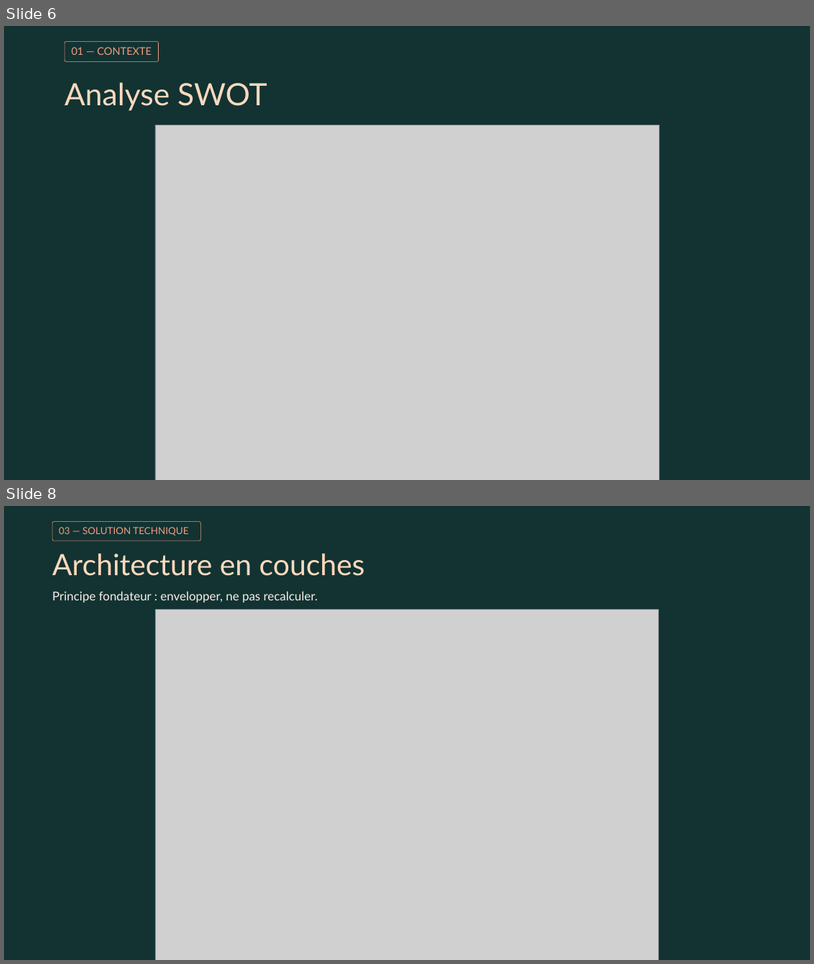
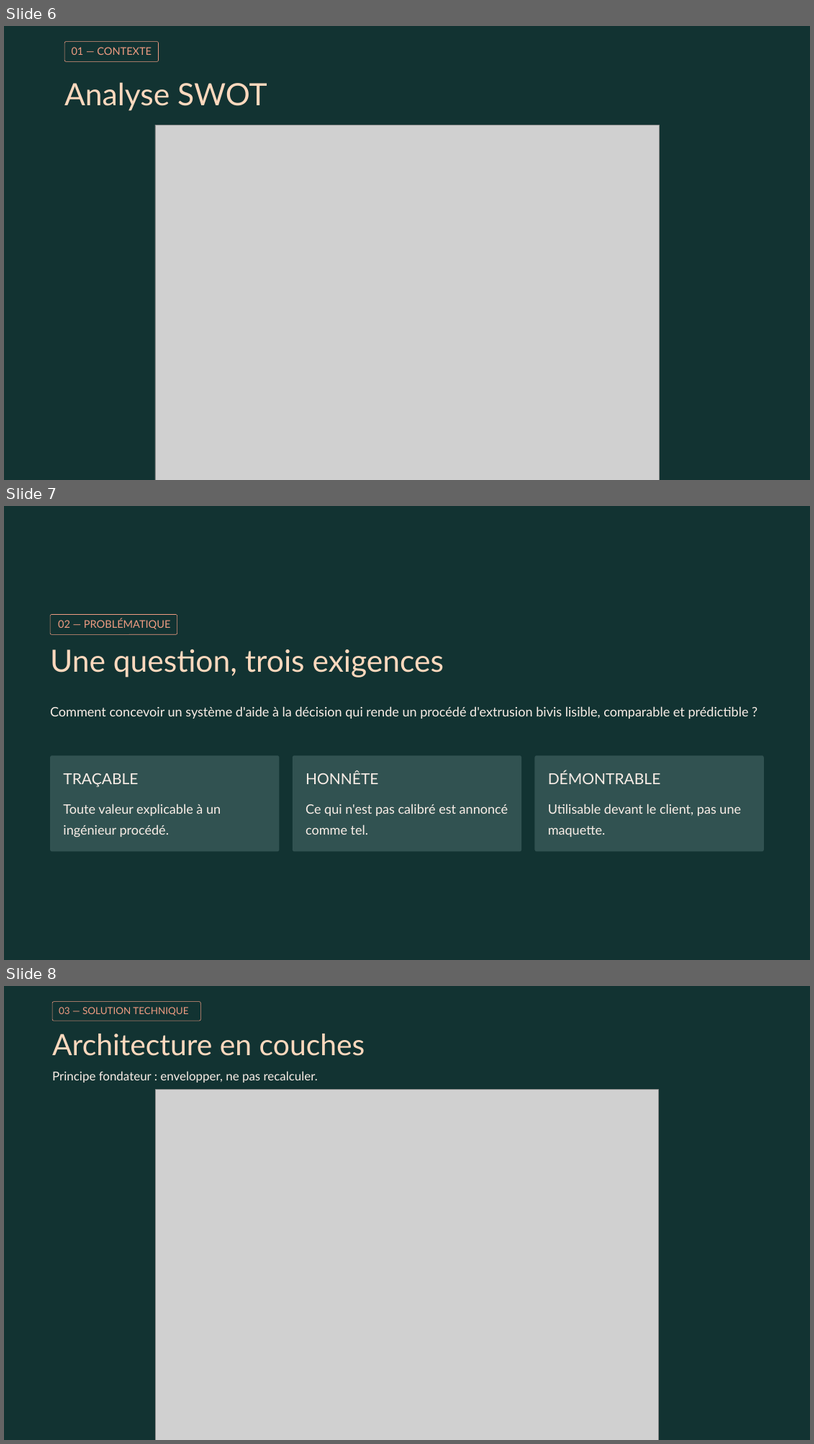
Before and after one commit to wilfried-mbeumi/rondol-process-supervision-demo, a slide deck: reports/soutenance/MBEUMI_Wilfried_PREZ_corrige.pptx. Shown one above the other, each under a label of ours: slides 6 and 8 before the commit, slides 6, 7 and 8 after it; the slides between them are not shown. The pictures are 814x964 and 814x1444 pixels, drawn with LibreOffice and Linux fonts; fonts in the diff are those of the drawing; grey boxes stand for pictures; background and template pictures are left out. Boxes give left, top, right and bottom in pixels: in the first picture for what was removed or moved away, otherwise in the second. Text is boxed around its words. In the diff, an @@ line names an element or a change of style, - is before the commit and + after.

```diff
--- a/reports/soutenance/MBEUMI_Wilfried_PREZ_corrige.pptx
+++ b/reports/soutenance/MBEUMI_Wilfried_PREZ_corrige.pptx
@@ slide 7 added at (4,506,810,960), background picture (left out); not listed: 1 template element that a slide beside it also shows @@
@@ rectangle added at (4,506,810,960), fill #123332 at 80% opacity @@
@@ rounded rectangle added at (50,614,177,634), outline #EF9C82 0.5 pt @@
@@ text added at (58,618,171,629), 12.5 pt, text #EF9C82 @@
+02 — PROBLÉMATIQUE
@@ text added at (50,649,444,677), 36.5 pt, text #FFD9BE @@
+Une question, trois exigences
@@ text added at (50,706,749,718), 15.5 pt, text #F9EEE7 @@
+Comment concevoir un système d'aide à la décision qui rende un procédé d'extrusion bivis lisible, comparable et prédictible ?
@@ rounded rectangle added at (50,755,279,852), fill #315251 @@
@@ rounded rectangle added at (293,755,522,852), fill #315251 @@
@@ rounded rectangle added at (535,755,764,852), fill #315251 @@
@@ text added at (63,773,138,787), 18 pt, text #F9EEE7 @@
+TRAÇABLE
@@ text added at (306,771,378,784), 18 pt, text #F9EEE7 @@
+HONNÊTE
@@ text added at (548,771,661,784), 18 pt, text #F9EEE7 @@
+DÉMONTRABLE
@@ text added at (63,803,221,837), 15.5 pt, text #F9EEE7 @@
+Toute valeur explicable à un ingénieur procédé.
@@ text added at (306,803,508,834), 15.5 pt, text #F9EEE7 @@
+Ce qui n'est pas calibré est annoncé comme tel.
@@ text added at (548,803,741,836), 15.5 pt, text #F9EEE7 @@
+Utilisable devant le client, pas une maquette.
@@ rectangle added at (737,939,810,960), fill #123332 @@
```
Also in this commit, not shown: 2 other slides added, 3 slides removed, 1 other file.
